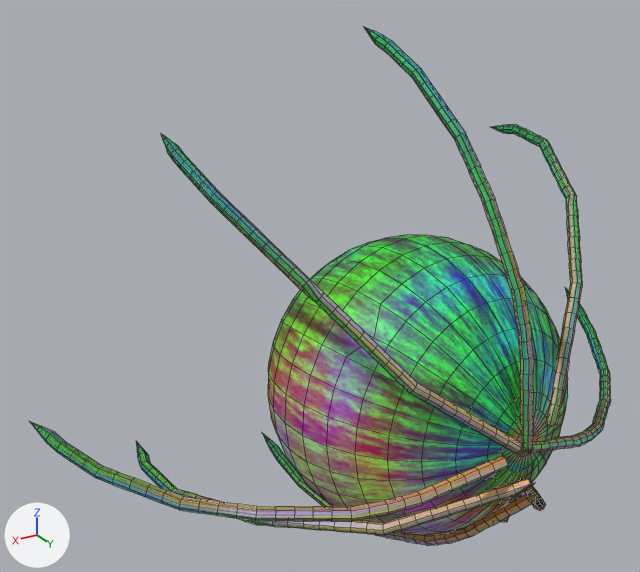
The Blender file source_assets/monster.blend: old version first, new version second.
One viewpoint serves both versions: a camera (50 mm lens) standing at (5.2, 5.47, 4.24) and looking at (1.23, -1.15, 0.93). Lighting does not change. The marker at lower left points along +X, +Y and +Z. Mesh edges are drawn as thin lines.

Before the edit, the objects in view are built like this:
```python
me_sphere = bpy.data.meshes.new('Sphere')
me_sphere.from_pydata(...)  # 2311 vertices, 2333 faces; spans x -2.5..4.03, y -2.67..1.16, z -1.83..3.26
me_sphere.materials.append(mat_material_001)  # picture img_monster_t_png
ob_sphere = bpy.data.objects.new('Sphere', me_sphere)
ob_sphere.location = (0.0, 0.0, 0.0)
```
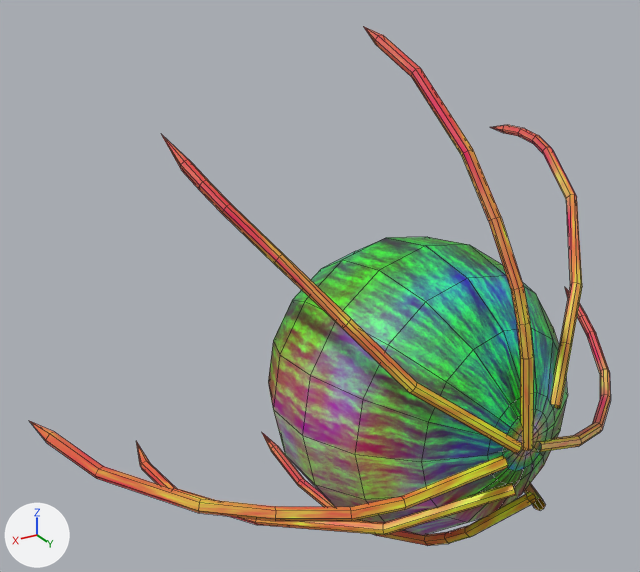
Scene script edits in JSON lines:
```json
{"block": "me_sphere", "where": "# used by ob_sphere; location = (0.0, 0.0, 0.0)"}
{"op": "remove", "block": "me_sphere", "code": "me_sphere.from_pydata(...)  # 2311 vertices, 2333 faces; spans x -2.5..4.03, y -2.67..1.16, z -1.83..3.26"}
{"op": "add", "block": "me_sphere", "code": "me_sphere.from_pydata(...)  # 601 vertices, 607 faces; spans x -2.5..4.03, y -2.67..1.1, z -1.83..3.26"}
{"block": "me_sphere", "change": "me_sphere part 1: 1710 vertices removed from x -2.48..4.0, y -2.5..1.16, z -1.83..3.24"}
```

What differs and where, as boxes [x1, y1, x2, y2] in the pictures (640 x 572 px):
```json
{"part": 1, "of": "me_sphere", "change": "deleted", "before": [30, 26, 611, 546]}
```
